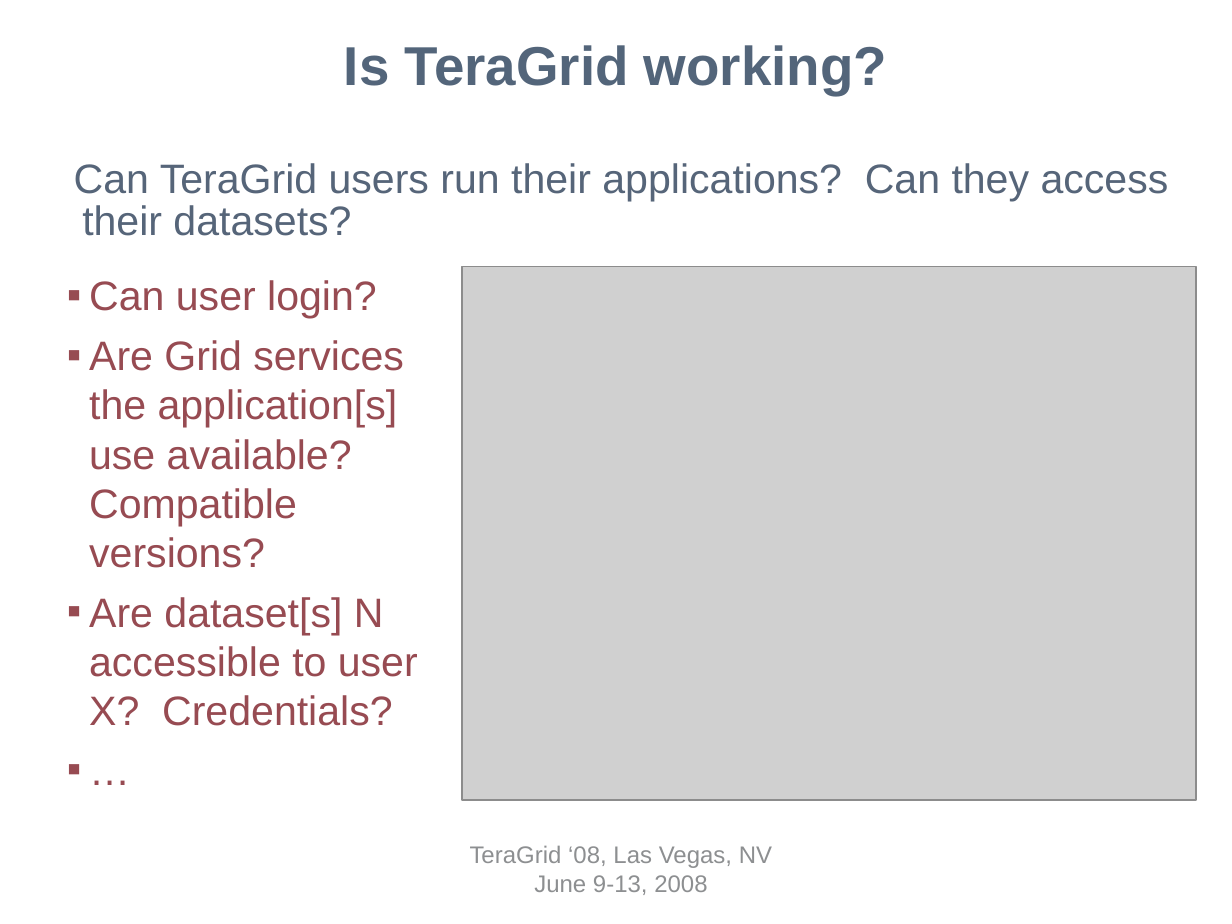
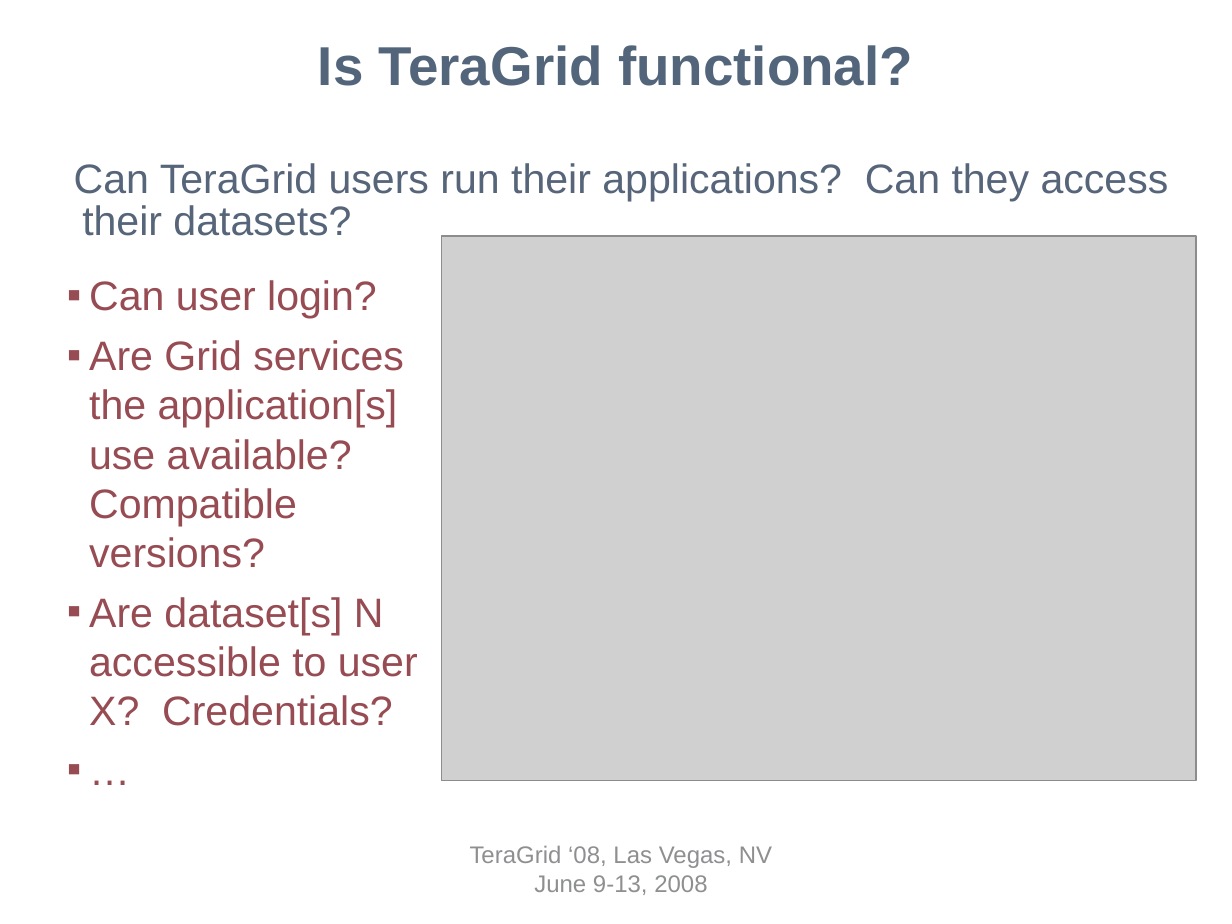
Before and after one commit to IncaProject/inca-xsede, a slide deck: slide 2 of talks/tg08/inca-tg08.ppt. Drawn at 1232x924 pixels with LibreOffice and Linux fonts; fonts in the diff are those of the drawing; grey boxes stand for pictures; background and template pictures are left out. Boxes give left, top, right and bottom in pixels: in the first picture for what was removed or moved away, otherwise in the second. Text is boxed around its words. In the diff, an @@ line names an element or a change of style, - is before the commit and + after.

Commit message:
new version

```diff
--- a/talks/tg08/inca-tg08.ppt
+++ b/talks/tg08/inca-tg08.ppt
@@ title at (318,45,913,86): text changed @@
-Is TeraGrid working?
+Is TeraGrid functional?
@@ picture: place and size @@
-picture at (462,267,1196,801)
+picture at (441,237,1195,781)
```
Also in this commit, not shown: 1 other slide changed, 4 slides added, 11 slides removed.
